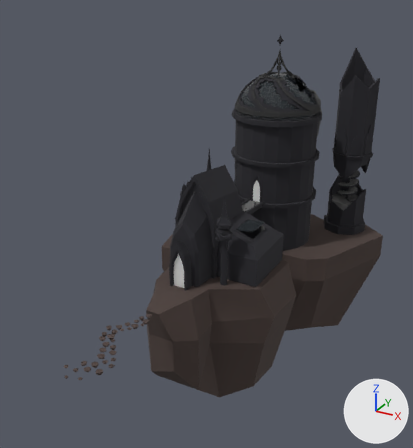
A saved change to the Blender file models/castle/castle.blend.
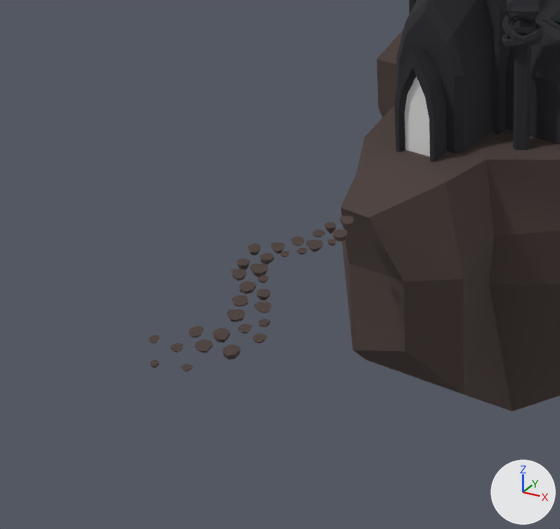
There are two pictures of each version: one whole from a 50 mm camera at (331.0, -434.0, 376.0) aimed at (-35.0, 231.0, 43.0), one close up on the part from 0% to 58% of the width and 49% to 100% of the height. The lights are fixed; the arrows at lower right show +X, +Y and +Z. The older version's two pictures come first.

Script lines for the objects in view, before the commit:
```python
me_mesh_022 = bpy.data.meshes.new('Mesh.022')
me_mesh_022.from_pydata(...)  # 606 vertices, 676 faces; spans x -14.6..14.6, y -2.3..2.3, z -38.4..38.4
me_mesh_022.materials.append(mat_rocks)  # brown #4c3f3b
me_mesh_030 = bpy.data.meshes.new('Mesh.030')
me_mesh_030.from_pydata(...)  # 99 vertices, 100 faces; spans x -7.9..8.1, y -5.0..3.9, z -12.2..9.5
me_mesh_030.materials.append(mat_rocks)  # brown #4c3f3b
# before: 1 (-0.3, -1.4, 8.2) at pixel (366, 359), 75 (0.9, 3.8, 9.5) at pixel (368, 217), 76 (0.1, 3.8, 9.5) at pixel (340, 207)
me_mesh_037 = bpy.data.meshes.new('Mesh.037')
me_mesh_037.from_pydata(...)  # 393 vertices, 292 faces; spans x -58.4..55.7, y -63.8..75.4, z -76.8..69.6
# faces by material slot: [282, 4, 6]
me_mesh_037.materials.append(mat_bricks)  # black #28282d
me_mesh_037.materials.append(mat_fog)  # white #e7e7e7
me_mesh_037.materials.append(mat_glass)  # dark grey #34393d
ob_island_col = bpy.data.objects.new('island_col', me_mesh_030)
ob_island_col.location = (-34.1, 294.1, -102.3)
ob_island_col.rotation_euler = (1.571, 0.0, 0.0)  # degrees (90, 0, 0)
ob_island_col.scale = (23.9, 23.9, 23.9)
ob_lust_col = bpy.data.objects.new('lust_col', me_mesh_037)
ob_lust_col.location = (7.6, 203.9, 55.3)
ob_lust_col.rotation_euler = (1.571, 0.0, 0.0)  # degrees (90, 0, 0)
ob_lust_col.scale = (1.07, 1.07, 1.07)
ob_path_col = bpy.data.objects.new('path_col', me_mesh_022)
ob_path_col.location = (-25.8, -8.8, -14.3)
ob_path_col.rotation_euler = (1.571, 0.0, 0.0)  # degrees (90, 0, 0)
ob_path_col.scale = (1.85, 1.85, 1.85)
# also in view: 'lust_virute_tower-col' at (25.0, 170.0, 52.0)
```
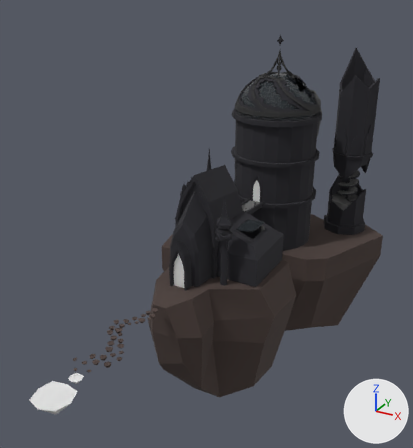
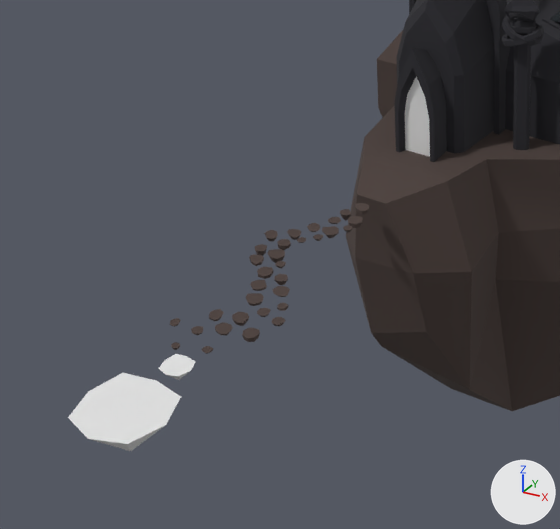
Location of each change, (x1, y1, x2, y2) in pixels of the close-ups (560 x 529 px; the box of a moved part takes in the faces that stretch with it):
'island_col', reshaped
    before: (341, 30, 560, 411)
    after: (346, 30, 560, 411)
'portal_island_col', added
    after: (68, 354, 195, 451)
'path_col', moved
    before: (149, 216, 354, 372)
    after: (169, 203, 369, 354)
part 1 of me_mesh_030, moved or reshaped
    before: (341, 169, 481, 400)
    after: (346, 169, 481, 400)

The change in detail:
me_mesh_030 is used by ob_island_col; location (-34.1, 294.1, -102.3); rotation (1.571, 0.0, 0.0), in degrees (90, 0, 0); scale (23.9, 23.9, 23.9).
me_mesh_030 had 99 vertices, 100 faces and spanned x -7.9..8.1, y -5.0..3.9, z -12.2..9.5.
me_mesh_030 now has 99 vertices, 100 faces and spans x -7.9..8.1, y -5.0..3.9, z -12.2..8.9.
Part 1, on me_mesh_030:
Vertices 1, 75, 76 of me_mesh_030 move by (0.0, 0.0, -0.7).
Vertex 3 of me_mesh_030 moves from (-0.8, 1.9, 8.2) to (-0.8, 1.9, 8.0) at pixel (345, 236).
Vertex 29 of me_mesh_030 moves from (1.8, -2.6, 6.9) at pixel (463, 394) to (1.8, -2.7, 6.6) at pixel (469, 389).
Vertex 30 of me_mesh_030 moves from (2.5, 1.9, 8.2) at pixel (463, 279) to (2.5, 1.9, 7.8) at pixel (471, 271).
Vertex 71 of me_mesh_030 moves from (-0.1, -0.6, 8.9) at pixel (352, 350) to (-0.1, -0.6, 8.1) at pixel (371, 333).
Vertex 72 of me_mesh_030 moves from (-0.1, 1.9, 8.9) at pixel (348, 263) to (-0.1, 1.9, 8.7) at pixel (355, 257).
Vertex 73 of me_mesh_030 moves from (1.4, 0.0, 8.9) at pixel (405, 351) to (1.4, -0.1, 8.0) at pixel (426, 331).
Vertex 74 of me_mesh_030 moves from (1.4, 1.9, 8.9) at pixel (403, 281) to (1.4, 1.9, 8.5) at pixel (413, 273).
Vertex 94 of me_mesh_030 moves from (-0.9, 0.2, 6.2) to (-0.9, 0.2, 6.0).
Vertex 95 of me_mesh_030 moves from (2.3, 1.9, 6.3) at pixel (494, 236) to (2.3, 1.9, 6.1) at pixel (498, 232).
Vertex 96 of me_mesh_030 moves from (2.0, 0.2, 6.0) at pixel (488, 284) to (2.0, 0.2, 5.7) at pixel (495, 279).
Mesh me_cube is new.
It has 20 vertices, 24 faces and spans x -2.71..2.49, y -1.22..6.19, z -1.12..2.84.
Object 'path_col' (ob_path_col) moves from (-25.8, -8.8, -14.3) to (-25.8, 5.5, -14.3).
Object 'portal_island_col' (ob_portal_island_col) is new; it shows me_cube.
Its location is (-22.2, -78.3, -17.8).
Its scale is (-8.43, -8.43, -6.12).
